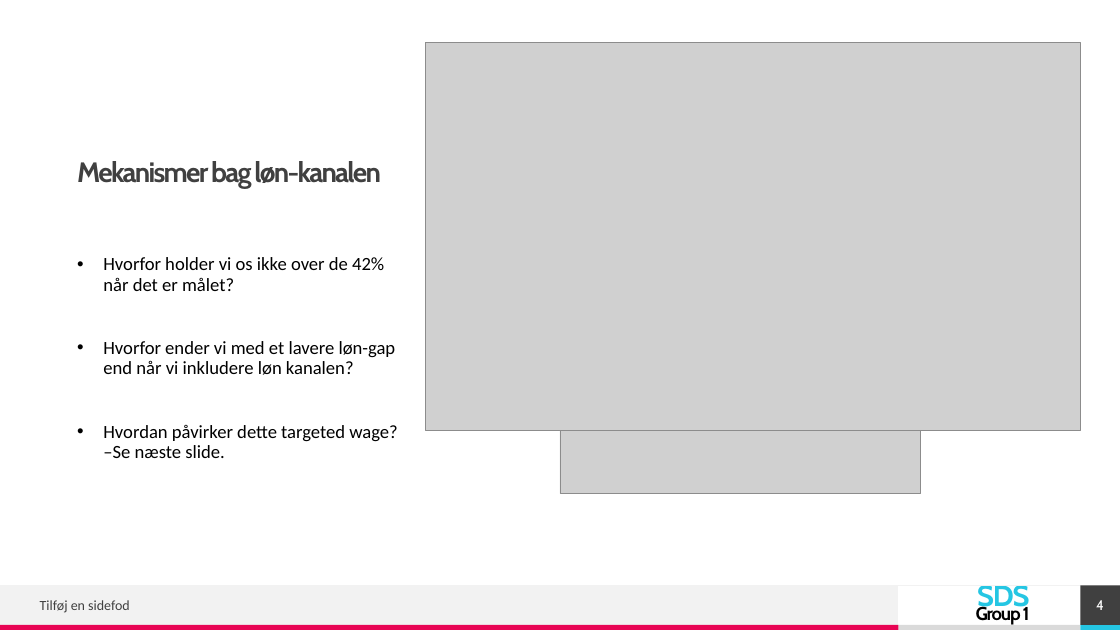
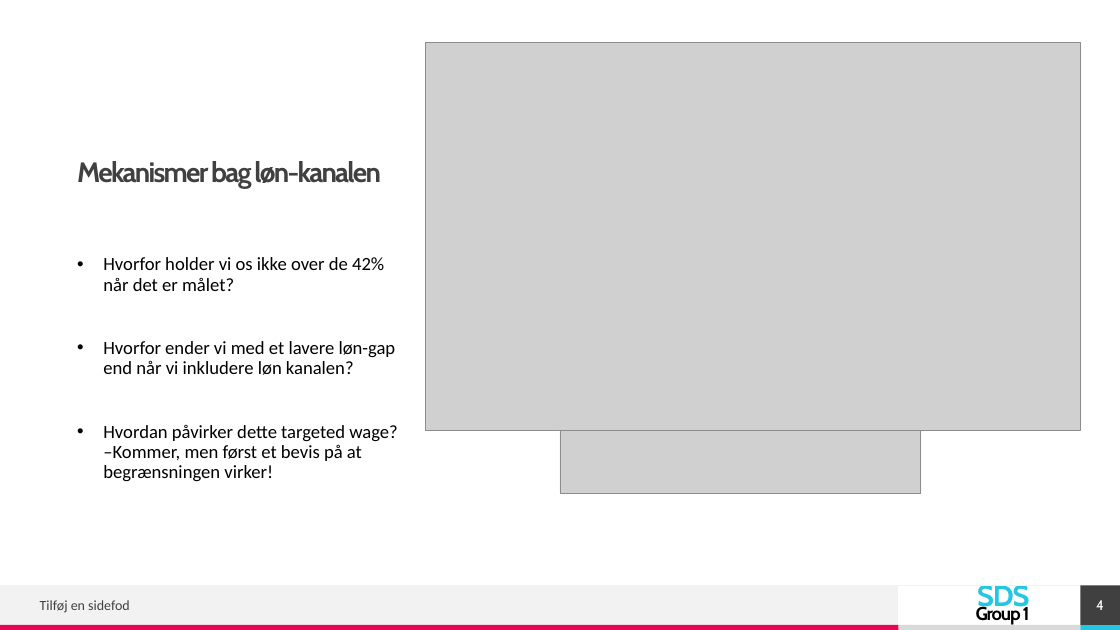
Before and after one commit to simonmig10/komp_r, a slide deck: slide 4 of PP-Eksamen.pptx. Drawn at 1120x630 pixels with LibreOffice and Linux fonts; fonts in the diff are those of the drawing; grey boxes stand for pictures. Boxes give left, top, right and bottom in pixels: in the first picture for what was removed or moved away, otherwise in the second. Text is boxed around its words. In the diff, an @@ line names an element or a change of style, - is before the commit and + after.

```diff
--- a/PP-Eksamen.pptx
+++ b/PP-Eksamen.pptx
@@ text at bbox=[103, 425, 397, 482]: text changed @@
-• Hvordan påvirker dette targeted wage? –Se næste slide.
+• Hvordan påvirker dette targeted wage? –Kommer, men først et bevis på at begrænsningen virker!
```
Also in this commit, not shown: 3 other slides changed.
